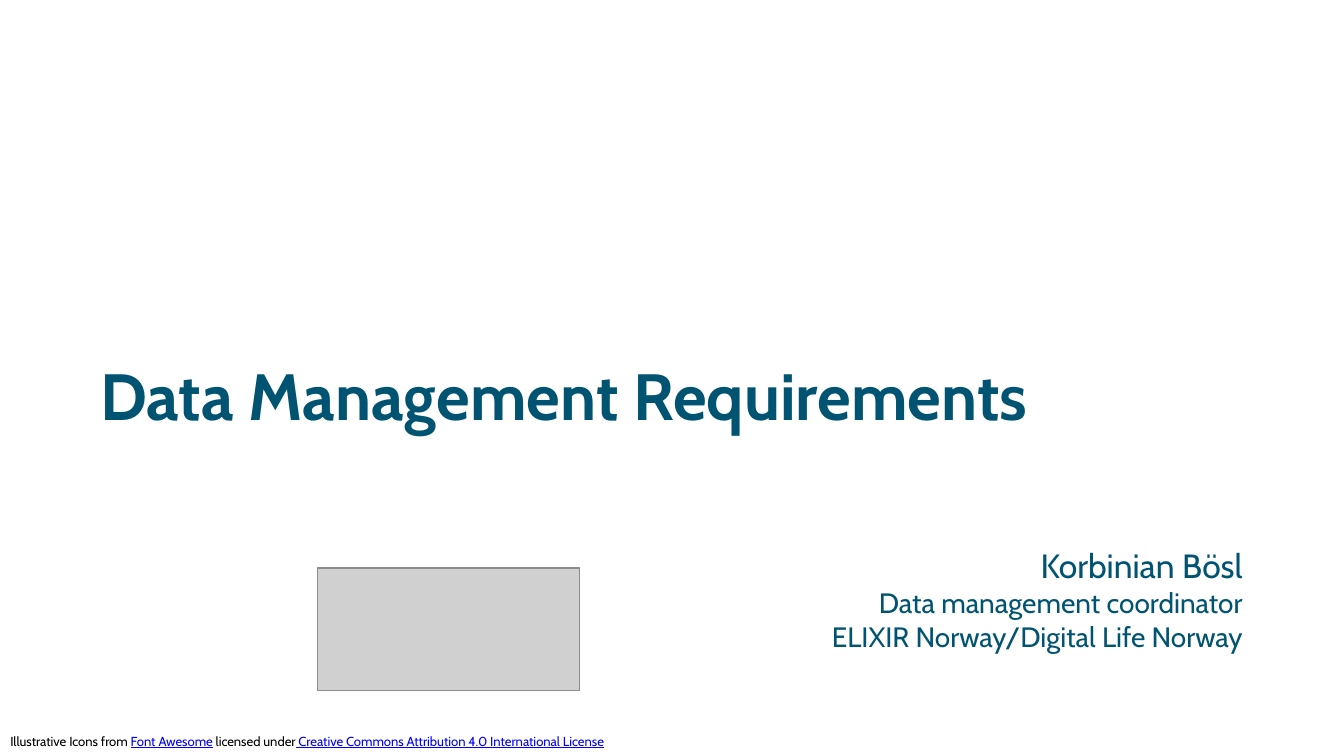
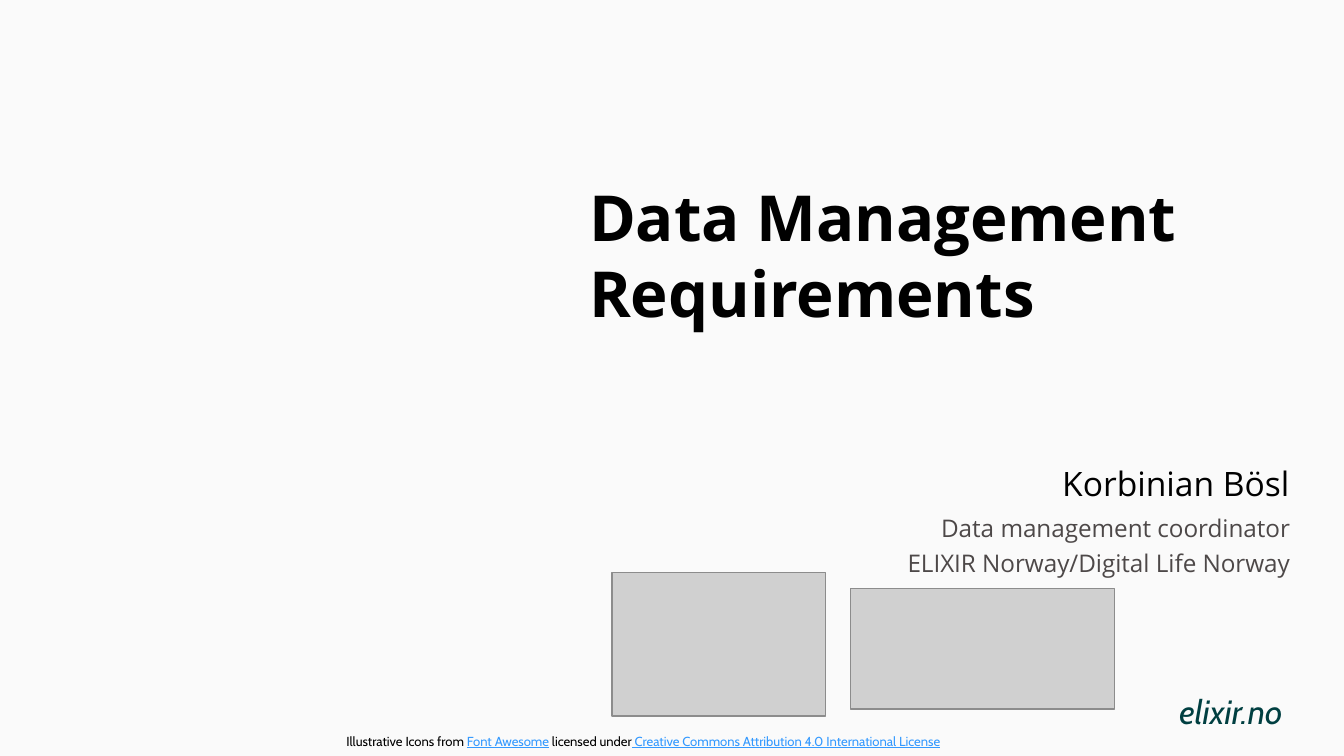
Before and after one commit to ELIXIR-Norway-Training/DMP-writing-workshop, a slide deck: slide 1 of 02_Requirements.odp. Drawn at 1344x756 pixels with LibreOffice and Linux fonts; fonts in the diff are those of the drawing; grey boxes stand for pictures; background and template pictures are left out. Boxes give left, top, right and bottom in pixels: in the first picture for what was removed or moved away, otherwise in the second. Text is boxed around its words. In the diff, an @@ line names an element or a change of style, - is before the commit and + after.

```diff
--- a/02_Requirements.odp
+++ b/02_Requirements.odp
@@ background picture (left out) to #FAFAFA @@
@@ title "Data Management Requirements": place and size @@
-title "Data Management Requirements" at <box>100,374,1027,434</box>
+title "Data Management Requirements" at <box>589,195,1177,333</box>
@@ title "Data Management Requirements" at <box>589,195,1177,333</box>: size 35 to 34 pt, font Cabin to Open Sans, text colour #005472 to #000000; line spacing 0.8 to 1 @@
@@ subtitle added at <box>1062,470,1290,497</box>, 18 pt, text #000000 @@
+Korbinian Bösl
@@ text "Data management coordinator": place and size @@
-text "Data management coordinator" at <box>832,552,1243,653</box>
+text "Data management coordinator" at <box>908,518,1290,578</box>
@@ text "Data management coordinator" at <box>908,518,1290,578</box>: size 15 to 13 pt, font Cabin to Open Sans, text colour #005472 to #4D4848; more space between paragraphs; vertical alignment top to middle @@
@@ text at <box>1041,552,1242,579</box>: paragraph removed @@
-Korbinian Bösl
@@ picture: place and size @@
-picture at <box>317,569,579,691</box>
+picture at <box>612,573,825,716</box>
@@ picture added at <box>851,589,1114,710</box> @@
@@ text added at <box>1179,698,1282,725</box>, 18 pt, text #003F41, italic @@
+elixir.no
@@ text "Illustrative Icons from Font Awesome ...": place and size @@
-text "Illustrative Icons from Font Awesome ..." at <box>10,736,604,748</box>
+text "Illustrative Icons from Font Awesome ..." at <box>346,736,940,748</box>
@@ text "Illustrative Icons from Font Awesome ..." at <box>346,736,940,748</box>: text colour #0000FF to #3399FF in "Font Awesome Creative Commons Attribution 4.0 International ..." @@
```
Also in this commit, not shown: 8 other slides changed, 5 other files.
